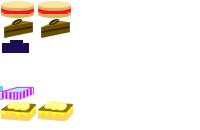
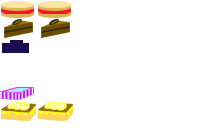
Two versions of the same layered image (200px x 130px). Layer-by-layer changes:
removed group "cake 1 frame 1" (8 layers) over [0, 5, 4, 100]
removed layer "Rectangle 52" (2nd of 2, in "cake 1 frame 1") from group "cake 1 frame 1" over [0, 86, 3, 100]
removed layer "Ellipse 1" (4th of 4, in "cake 1 frame 1") from group "cake 1 frame 1" over [1, 5, 4, 13]
